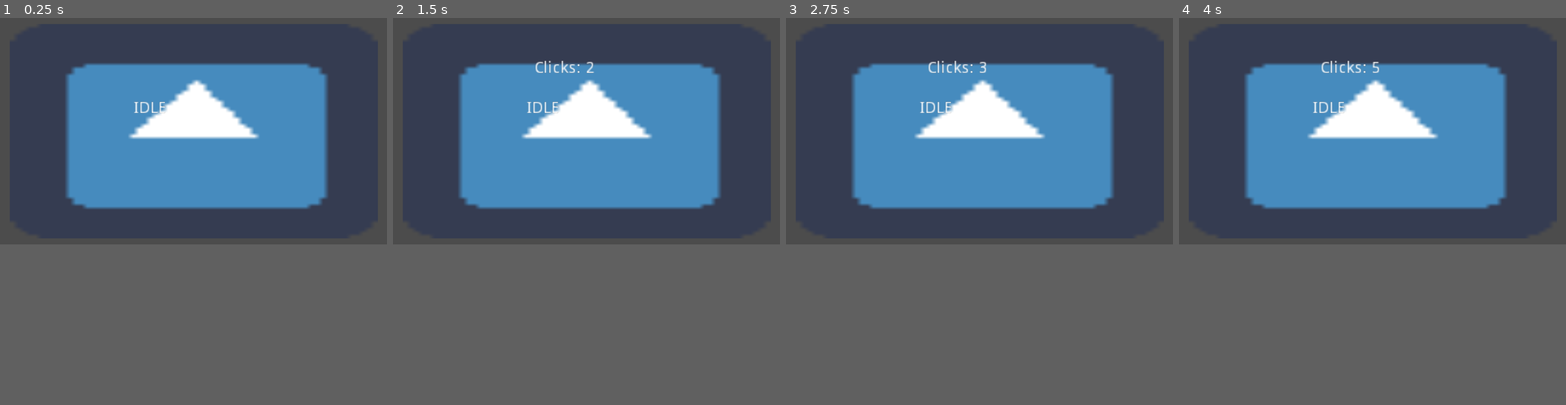
Above: before the commit, frames 1-4 (left to right).
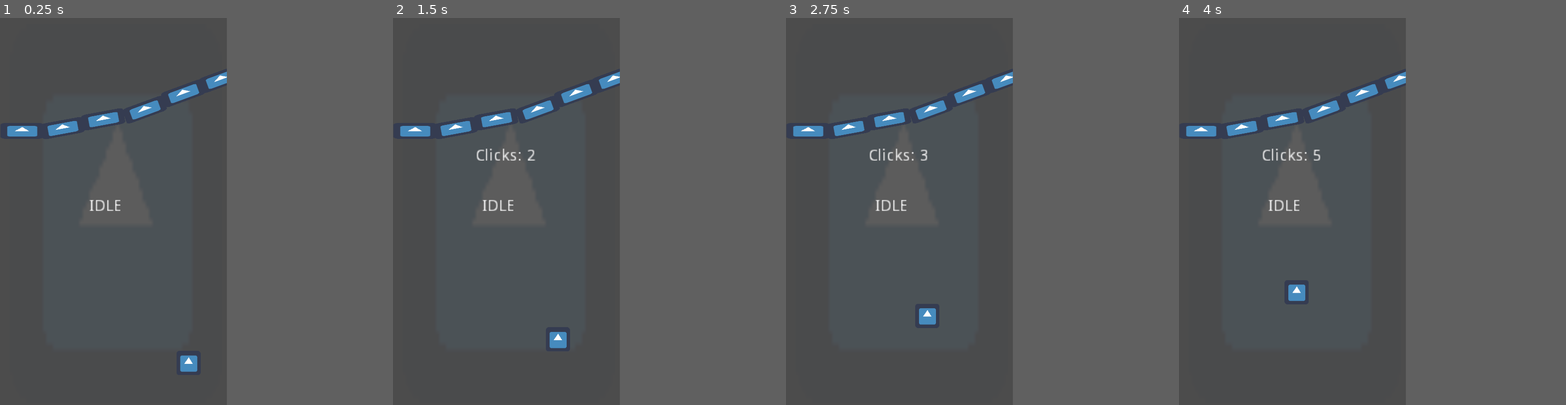
Above: after the commit, the same moments.

Repository: stranker/CLICKER_Z
Game: Godot game, scene res://Object/ClickArea.tscn
Two runs of this game, one before a commit and one after it. Both use one fixed random seed, a clock stepped at 60 frames per second and the inputs below. The engine's default icon, where the game draws it, is replaced by a stand-in: a white triangle on a blue panel in a dark square.
Inputs (mouse positions are in pixels of both pictures, inside the frame that each line leads up to):
- Up to frame 1 (0.25 s): no input
- Up to frame 2 (1.5 s): move the mouse to (586, 134) at 0.52 s; click (586, 134) at 0.67 s; move the mouse to (509, 141) at 1.27 s; click (509, 141) at 1.42 s
- Up to frame 3 (2.75 s): move the mouse to (1018, 79) at 2.02 s; click (1018, 79) at 2.17 s
- Up to frame 4 (4 s): move the mouse to (1353, 176) at 2.77 s; click (1353, 176) at 2.92 s; move the mouse to (1488, 165) at 3.52 s; click (1488, 165) at 3.67 s
The window is 800x468 before the commit and 469x800 after it. Grey fills any space a smaller window leaves; there, only what the larger window draws over its background counts as a difference.

The runs differ from the first frame. In frame 1, 26% of the frame differs, in the area x 1-85%, y 11-92%; in frame 2, 26%, in the area x 1-85%, y 11-86%; in frame 3, 26%; in frame 4, 26%.

Commit message:
Add Spawn y Boundariess

Diff:
--- a/Object/ClickArea.tscn
+++ b/Object/ClickArea.tscn
@@ -1,6 +1,8 @@
-[gd_scene load_steps=4 format=2]
+[gd_scene load_steps=6 format=2]
 
 [ext_resource path="res://icon.png" type="Texture" id=1]
+[ext_resource path="res://Object/Wall.tscn" type="PackedScene" id=2]
+[ext_resource path="res://Object/Spawner.tscn" type="PackedScene" id=3]
 
 [sub_resource type="GDScript" id=1]
 
@@ -17,7 +19,7 @@
 	pass
 
 func _process(delta):
-	if !$Rage.is_stopped() and curr_click > 15:
+	if !$Rage.is_stopped() and curr_click > 30:
 		state = STATES.RAGE
 	else:
 		state = STATES.IDLE
@@ -45,14 +47,15 @@
 [sub_resource type="RectangleShape2D" id=2]
 
 custom_solver_bias = 0.0
-extents = Vector2( 16.595, 8.16944 )
+extents = Vector2( 16.595, 8.47007 )
 
-[node name="ClickArea" type="Node2D" index="0"]
+[node name="ClickArea" type="Node2D"]
 
 script = SubResource( 1 )
 
 [node name="Area" type="Area2D" parent="." index="0"]
 
+editor/display_folded = true
 input_pickable = true
 gravity_vec = Vector2( 0, 1 )
 gravity = 98.0
@@ -61,17 +64,19 @@
 audio_bus_override = false
 audio_bus_name = "Master"
 
-[node name="Colision" type="CollisionShape2D" parent="Area" index="0"]
+[node name="Sprite" type="Sprite" parent="Area" index="0"]
 
-position = Vector2( 515.216, 304.402 )
-scale = Vector2( 29.3523, 33.3356 )
+modulate = Color( 1, 1, 1, 0.0883922 )
+position = Vector2( 306.8, 517.642 )
+scale = Vector2( 8.77798, 15.6815 )
+texture = ExtResource( 1 )
+_sections_unfolded = [ "Visibility" ]
+
+[node name="Colision" type="CollisionShape2D" parent="Area" index="1"]
+
+position = Vector2( 299.901, 521.072 )
+scale = Vector2( 17.3235, 55.8896 )
 shape = SubResource( 2 )
-
-[node name="Sprite" type="Sprite" parent="Area" index="1"]
-
-position = Vector2( 512.922, 299.713 )
-scale = Vector2( 15.2193, 8.87126 )
-texture = ExtResource( 1 )
 
 [node name="Clicks" type="Label" parent="." index="1"]
 
@@ -79,10 +84,10 @@
 anchor_top = 0.5
 anchor_right = 0.5
 anchor_bottom = 0.5
-margin_left = 374.0
-margin_top = 113.0
-margin_right = 414.0
-margin_bottom = 127.0
+margin_left = 218.0
+margin_top = 345.0
+margin_right = 258.0
+margin_bottom = 359.0
 rect_scale = Vector2( 3, 3 )
 rect_pivot_offset = Vector2( 0, 0 )
 rect_clip_content = false
@@ -103,10 +108,10 @@
 anchor_top = 0.5
 anchor_right = 0.5
 anchor_bottom = 0.5
-margin_left = 338.0
-margin_top = 219.0
-margin_right = 378.0
-margin_bottom = 233.0
+margin_left = 220.0
+margin_top = 478.0
+margin_right = 260.0
+margin_bottom = 492.0
 rect_scale = Vector2( 3, 3 )
 rect_pivot_offset = Vector2( 0, 0 )
 rect_clip_content = false
@@ -128,6 +133,12 @@
 one_shot = true
 autostart = false
 
+[node name="Wall" parent="." index="4" instance=ExtResource( 2 )]
+
+[node name="Spawner" parent="." index="5" instance=ExtResource( 3 )]
+
+position = Vector2( 510.293, 924.692 )
+
 [connection signal="input_event" from="Area" to="." method="_on_Area_input_event"]
 
 [connection signal="timeout" from="Rage" to="." method="_on_Rage_timeout"]
--- /dev/null
+++ b/Object/Spawner.tscn
@@ -0,0 +1,26 @@
+[gd_scene load_steps=2 format=2]
+
+[sub_resource type="GDScript" id=1]
+
+resource_name = "Spawner.gd"
+script/source = "extends Position2D
+
+var zombies = preload(\"res://Object/Z.tscn\")
+
+var zombie_count = 0
+
+func _ready():
+	spawn()
+	pass
+
+func spawn():
+	if zombie_count < 100:
+		var z = zombies.instance()
+		get_tree().root.call_deferred(\"add_child\",z)
+		z.global_position = global_position
+	pass"
+_sections_unfolded = [ "Resource" ]
+
+[node name="Spawner" type="Position2D" index="0"]
+
+script = SubResource( 1 )
--- /dev/null
+++ b/Object/Wall.tscn
@@ -0,0 +1,75 @@
+[gd_scene load_steps=2 format=2]
+
+[ext_resource path="res://icon.png" type="Texture" id=1]
+
+[node name="Wall" type="StaticBody2D"]
+
+input_pickable = false
+collision_layer = 1
+collision_mask = 1
+constant_linear_velocity = Vector2( 0, 0 )
+constant_angular_velocity = 0.0
+friction = 1.0
+bounce = 0.0
+
+[node name="Sprite" type="Sprite" parent="." index="0"]
+
+position = Vector2( 57.9837, 298.614 )
+scale = Vector2( 1.7627, 0.655664 )
+texture = ExtResource( 1 )
+
+[node name="Sprite2" type="Sprite" parent="." index="1"]
+
+position = Vector2( 165.381, 291.394 )
+rotation = -0.182948
+scale = Vector2( 1.7627, 0.655664 )
+texture = ExtResource( 1 )
+
+[node name="Sprite3" type="Sprite" parent="." index="2"]
+
+position = Vector2( 272.86, 268.125 )
+rotation = -0.182948
+scale = Vector2( 1.7627, 0.655664 )
+texture = ExtResource( 1 )
+
+[node name="Sprite4" type="Sprite" parent="." index="3"]
+
+position = Vector2( 382.556, 242.64 )
+rotation = -0.351223
+scale = Vector2( 1.7627, 0.655664 )
+texture = ExtResource( 1 )
+
+[node name="Sprite5" type="Sprite" parent="." index="4"]
+
+position = Vector2( 484.495, 199.427 )
+rotation = -0.351223
+scale = Vector2( 1.7627, 0.655664 )
+texture = ExtResource( 1 )
+
+[node name="Sprite6" type="Sprite" parent="." index="5"]
+
+position = Vector2( 584.218, 161.754 )
+rotation = -0.351223
+scale = Vector2( 1.7627, 0.655664 )
+texture = ExtResource( 1 )
+
+[node name="Wall" type="CollisionPolygon2D" parent="." index="6"]
+
+build_mode = 0
+polygon = PoolVector2Array( -2.31305, 280.56, -2.31305, 314.909, 108.49, 318.233, 334.156, 280.403, 643.161, 158.308, 626.58, 119.117, 326.619, 238.197, 115.592, 280.403 )
+
+[node name="Bound" type="CollisionPolygon2D" parent="." index="7"]
+
+build_mode = 0
+polygon = PoolVector2Array( 1.05511, 1062.37, 607.006, 1071.41, 600.976, 1024.68, 1.05511, 1023.17 )
+
+[node name="Bound2" type="CollisionPolygon2D" parent="." index="8"]
+
+build_mode = 0
+polygon = PoolVector2Array( 607.168, 942.059, 608.837, 1077.72, 664.98, 1075.36, 670.143, 151.304, 608.195, 120.33 )
+
+[node name="Bound3" type="CollisionPolygon2D" parent="." index="9"]
+
+position = Vector2( -668.698, 40.1813 )
+build_mode = 0
+polygon = PoolVector2Array( 607.168, 942.059, 609.651, 1022.98, 668.437, 1022.98, 670.792, 241.731, 617.124, 234.329 )
--- /dev/null
+++ b/Object/Z.tscn
@@ -0,0 +1,40 @@
+[gd_scene load_steps=4 format=2]
+
+[ext_resource path="res://icon.png" type="Texture" id=1]
+
+[sub_resource type="GDScript" id=1]
+
+resource_name = "Zombie.gd"
+script/source = "extends KinematicBody2D
+
+var velocity = Vector2(-50,-50)
+
+func _ready():
+	pass
+
+func _physics_process(delta):
+	move_and_slide(velocity,Vector2(0,0))
+	pass"
+_sections_unfolded = [ "Resource" ]
+
+[sub_resource type="CircleShape2D" id=2]
+
+custom_solver_bias = 0.0
+radius = 32.1131
+
+[node name="Z" type="KinematicBody2D"]
+
+input_pickable = false
+collision_layer = 1
+collision_mask = 1
+collision/safe_margin = 0.08
+script = SubResource( 1 )
+
+[node name="Sprite" type="Sprite" parent="." index="0"]
+
+texture = ExtResource( 1 )
+_sections_unfolded = [ "Transform" ]
+
+[node name="CollisionShape2D" type="CollisionShape2D" parent="." index="1"]
+
+shape = SubResource( 2 )
--- a/project.godot
+++ b/project.godot
@@ -16,7 +16,12 @@
 
 [display]
 
+window/size/width=600
+window/size/height=1024
+window/handheld/orientation="portrait"
 window/handheld/emulate_touchscreen=true
+window/stretch/mode="2d"
+window/stretch/shrink="1"
 
 [rendering]
 
